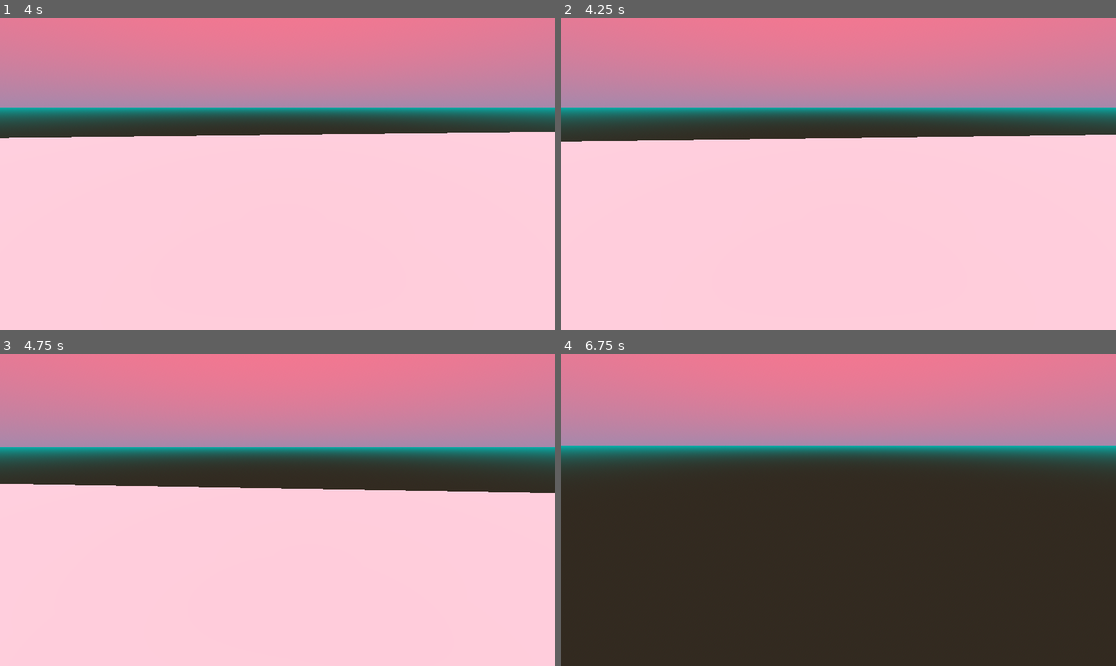
Above: before the commit, frames 1-4 (two rows, left to right).
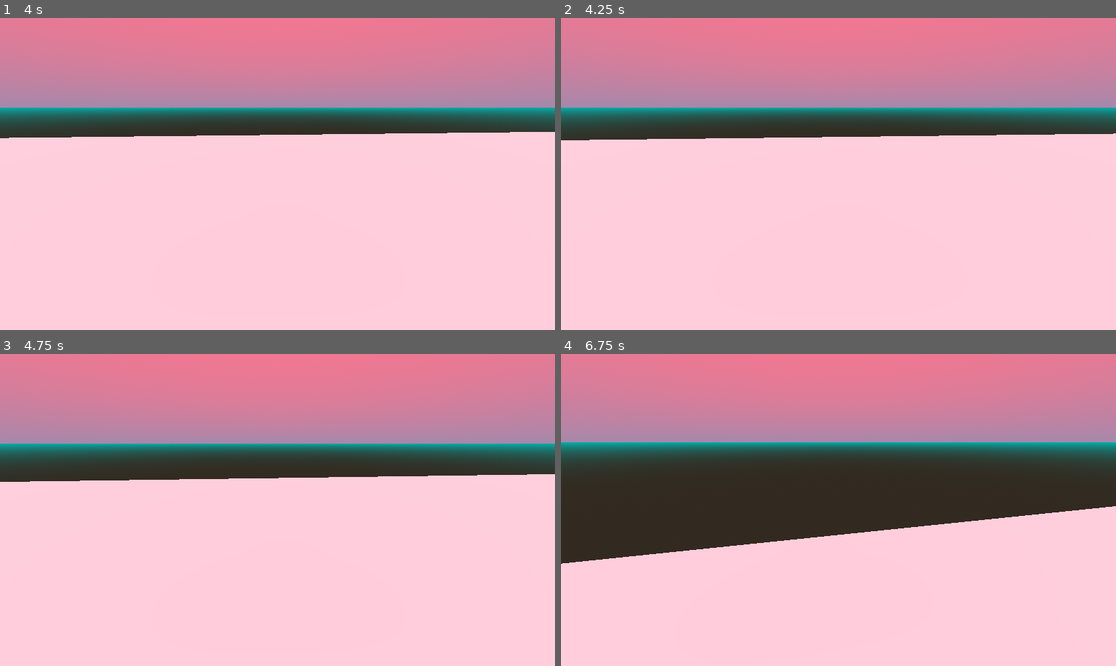
Above: after the commit, the same moments.

Repository: tehelka-gamedev/gmtk-2024
Game: Godot game, scene res://main/main.tscn
Same seed, same stepped clock (60 frames per second), same inputs: the game is played once before the commit and once after it.
Inputs (mouse positions are in pixels of both pictures, inside the frame that each line leads up to):
- Up to frame 1 (4 s): move the mouse to (305, 174) at 0.52 s; hold W (move_forward) from 0.53 s (still down); click (305, 174) at 0.67 s; tap Enter at 1.25 s; move the mouse to (249, 174) at 1.27 s; click (249, 174) at 1.42 s; tap Space at 2 s; move the mouse to (288, 167) at 2.02 s; click (288, 167) at 2.17 s; move the mouse to (271, 180) at 2.77 s; click (271, 180) at 2.92 s; move the mouse to (316, 177) at 3.52 s; click (316, 177) at 3.67 s
- Up to frame 2 (4.25 s): keep holding W (move_forward); tap Escape (ui_cancel) at 4.15 s
- Up to frame 3 (4.75 s): keep holding W (move_forward); move the mouse to (233, 506) at 4.27 s; click (233, 506) at 4.42 s
- Up to frame 4 (6.75 s): move the mouse to (844, 510) at 5.02 s; click (844, 510) at 5.17 s; move the mouse to (816, 503) at 5.77 s; release W (move_forward) at 5.78 s; hold D (move_right) 5.78-6.53 s; click (816, 503) at 5.92 s; move the mouse to (866, 510) at 6.52 s; hold W (move_forward) from 6.53 s (still down); click (866, 510) at 6.67 s

Frame 1 is identical in both runs. In frame 2, 0.4% of the frame differs, in the area x 0-100%, y 36-40%; in frame 3, 6.1%; in frame 4, 45%, in the area x 0-100%, y 28-100%.

Commit message:
add click/escape to focus/unfocus the window and use or not the camera

Diff:
--- a/godot/camera/player_camera.gd
+++ b/godot/camera/player_camera.gd
@@ -16,6 +16,10 @@
 
 
 func _process(delta: float) -> void:
+	# If no focus on the window, ignore
+	if Input.mouse_mode != Input.MOUSE_MODE_CAPTURED:
+		return
+
 	var horizontal_input_vector: Vector2 = Input.get_vector(
 		"move_left",
 		"move_right",
@@ -33,8 +37,21 @@
 	position += translation_speed * delta * motion_vector # $CameraRotation/Camera3D.global_transform
 	#print($CameraRotation/Camera3D.global_transform)
 
+func _input(event: InputEvent) -> void:
+	# Handle focus/unfocus with escape / click on the viewport
+	if event.is_action_pressed("ui_cancel"):
+		Input.mouse_mode = Input.MOUSE_MODE_VISIBLE
+
+	if event is InputEventMouseButton and event.button_index == MOUSE_BUTTON_LEFT and event.pressed:
+		if Input.mouse_mode == Input.MOUSE_MODE_VISIBLE:
+			Input.mouse_mode = Input.MOUSE_MODE_CAPTURED
+			get_viewport().set_input_as_handled()
 
 func _unhandled_input(event: InputEvent) -> void:
+	# If no focus on the window, ignore
+	if Input.mouse_mode != Input.MOUSE_MODE_CAPTURED:
+		return
+
 	var scale_factor: float = min(
 			(float(get_viewport().size.x) / get_viewport().get_visible_rect().size.x),
 			(float(get_viewport().size.y) / get_viewport().get_visible_rect().size.y)
